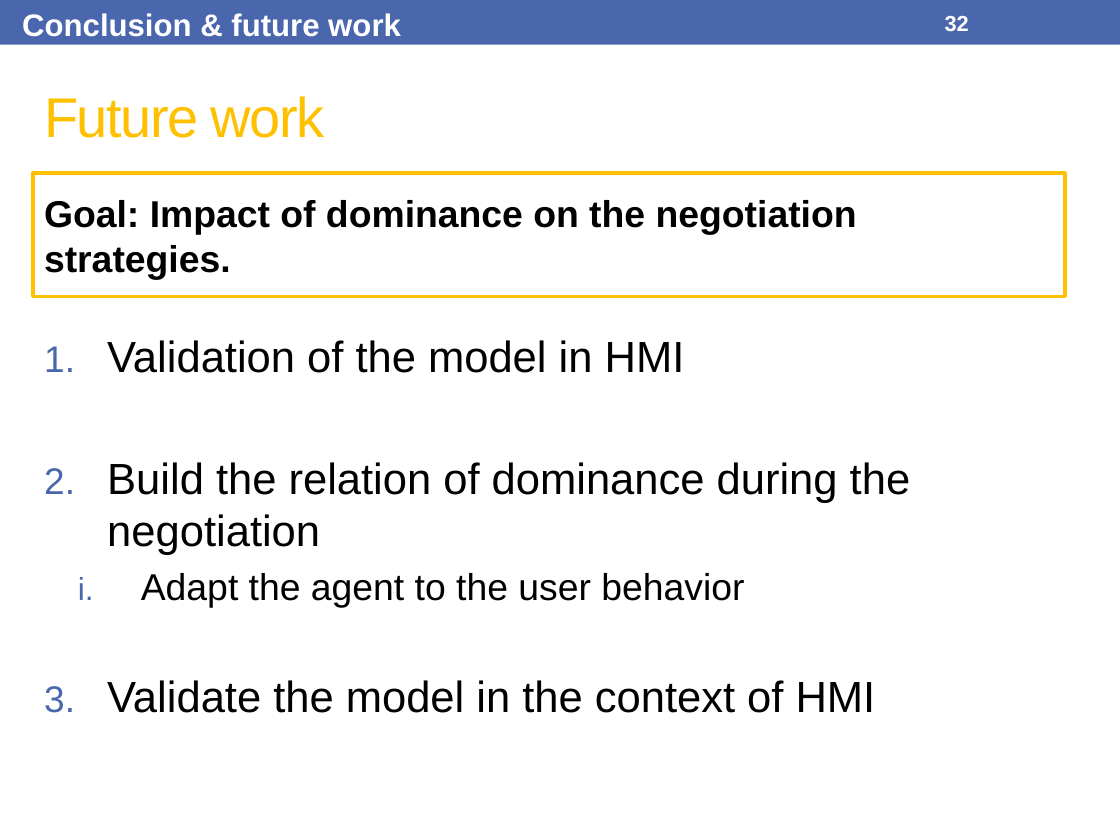
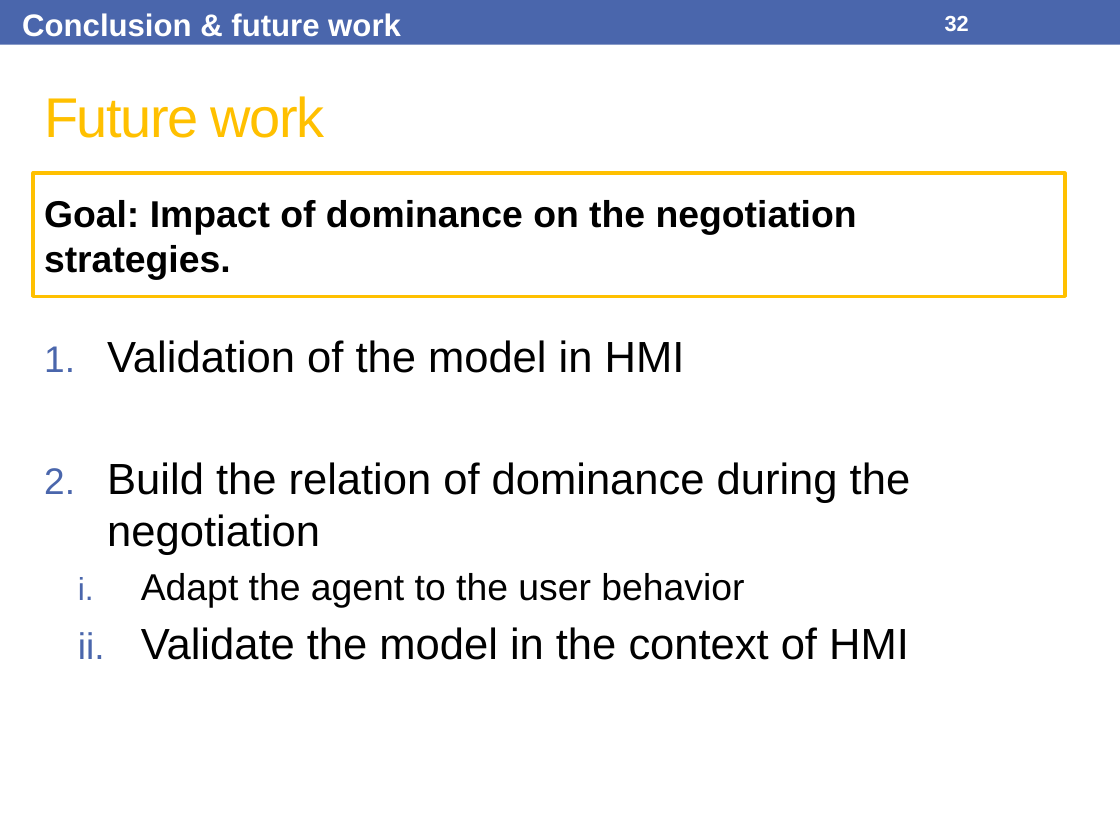
Before and after one commit to Olydia/Discolog, a slide deck: slide 32 of papers/Presentations/IVA17/IVA17.pptx. Drawn at 1120x840 pixels with LibreOffice and Linux fonts; fonts in the diff are those of the drawing. Boxes give left, top, right and bottom in pixels: in the first picture for what was removed or moved away, otherwise in the second. Text is boxed around its words. In the diff, an @@ line names an element or a change of style, - is before the commit and + after.

Commit message:
update content and format(iva17)

```diff
--- a/papers/Presentations/IVA17/IVA17.pptx
+++ b/papers/Presentations/IVA17/IVA17.pptx
@@ text at box(141, 627, 909, 660): bullet 1. to i.; list level 1 to 2 in "Validate the model in the ..." @@
```
Also in this commit, not shown: 4 other slides changed.
